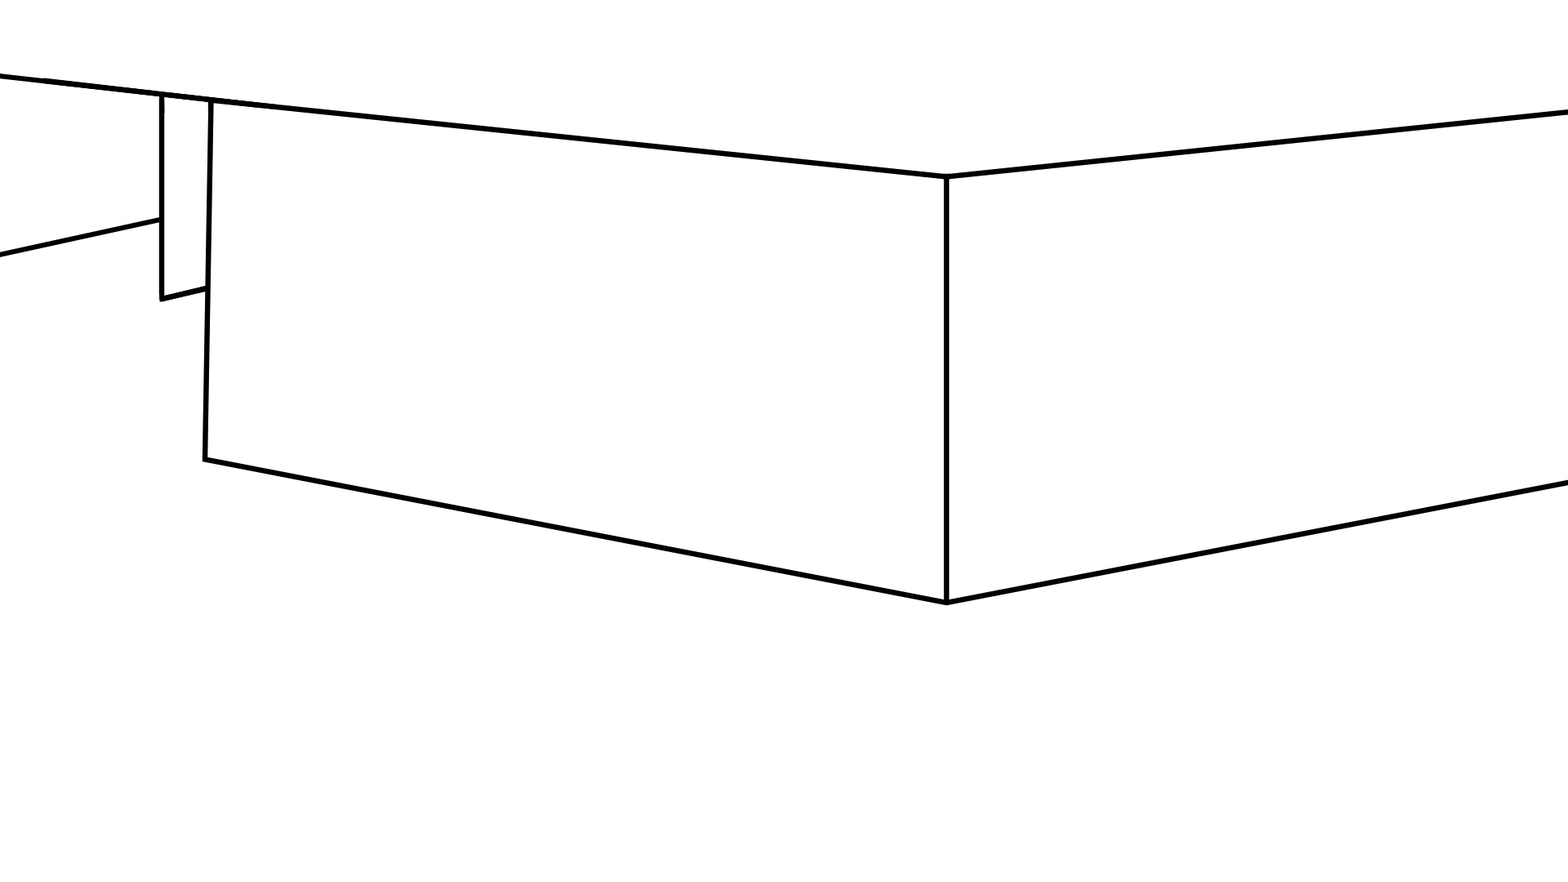
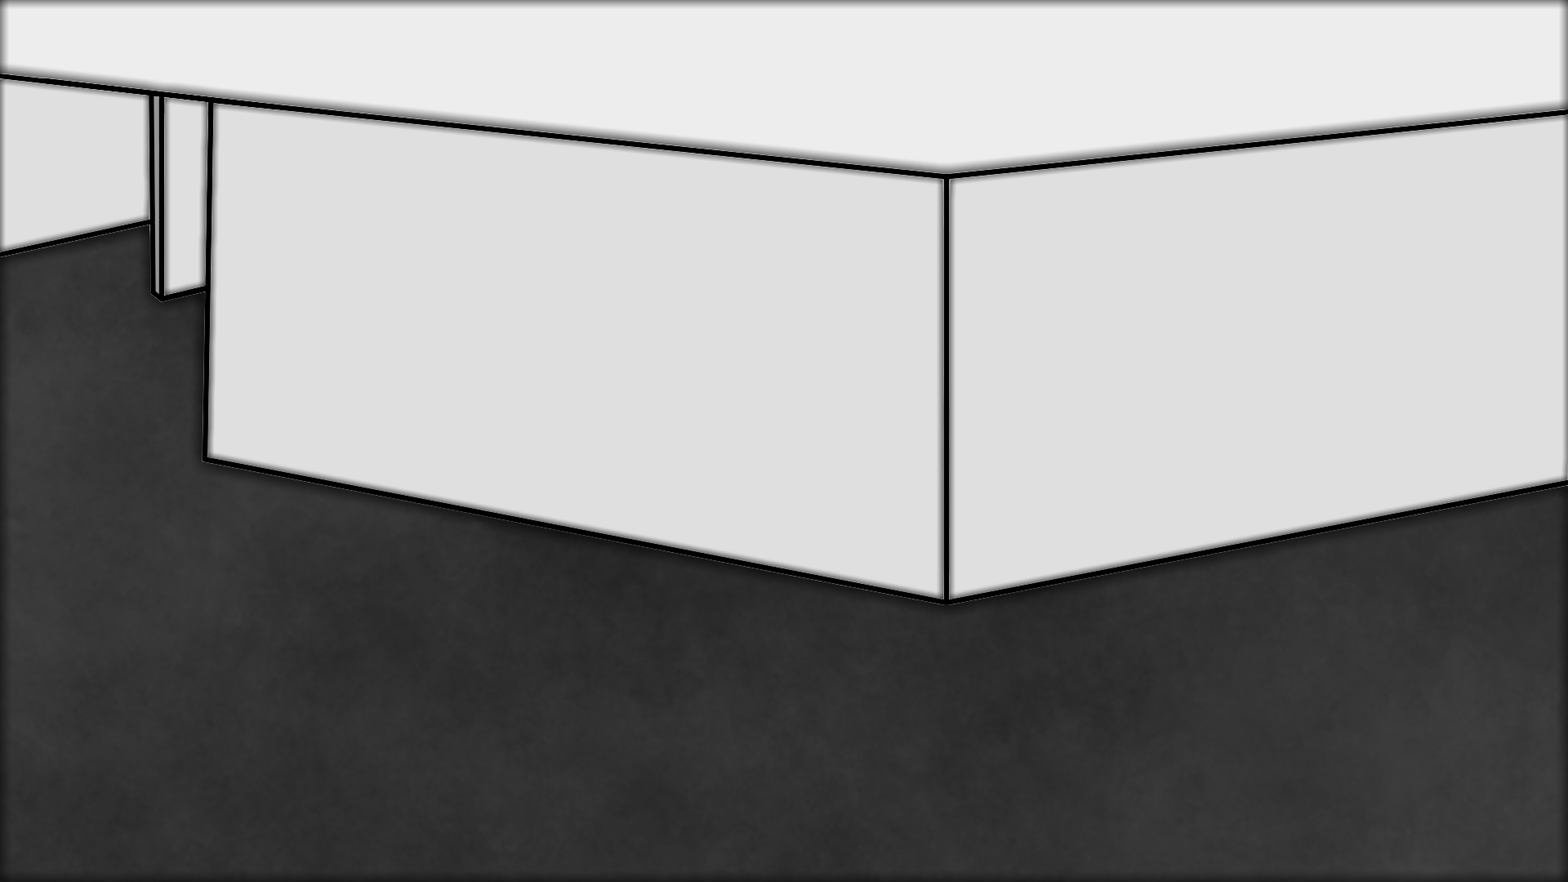
Before/after of a w=1568, h=882 layered artwork. What changed in the layer stack:
painted on "Paint Layer 5" (1st of 2) over [0, 0, 1568, 882]
added layer "Paint Layer 6" above "Paint Layer 5" over [0, 0, 1568, 882]